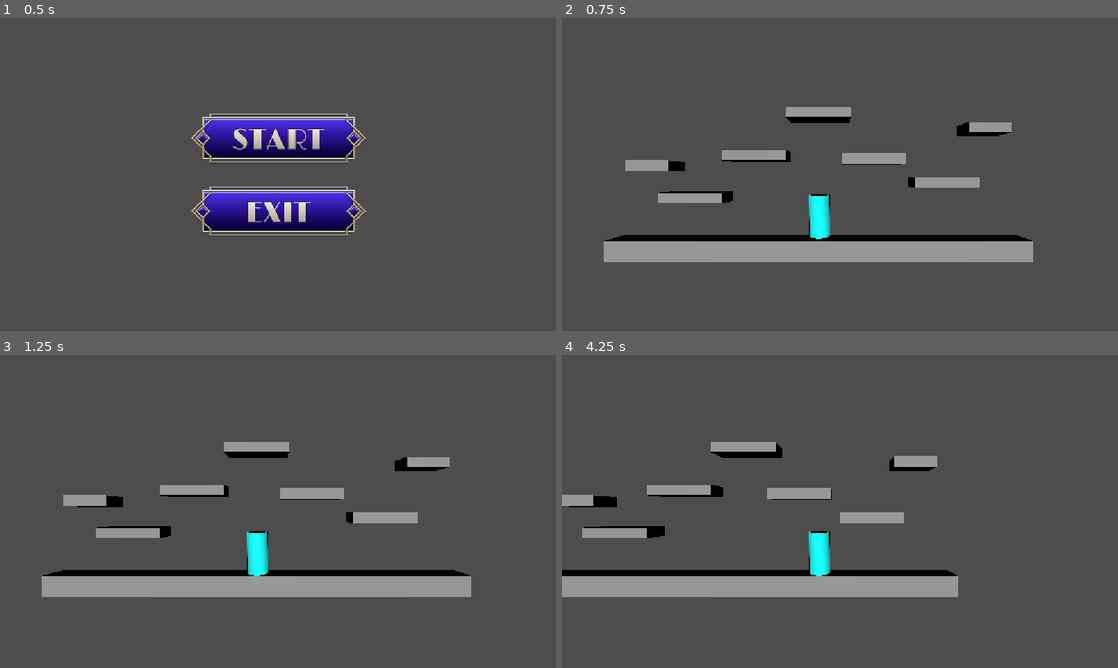
Above: before the commit, frames 1-4 (two rows, left to right).
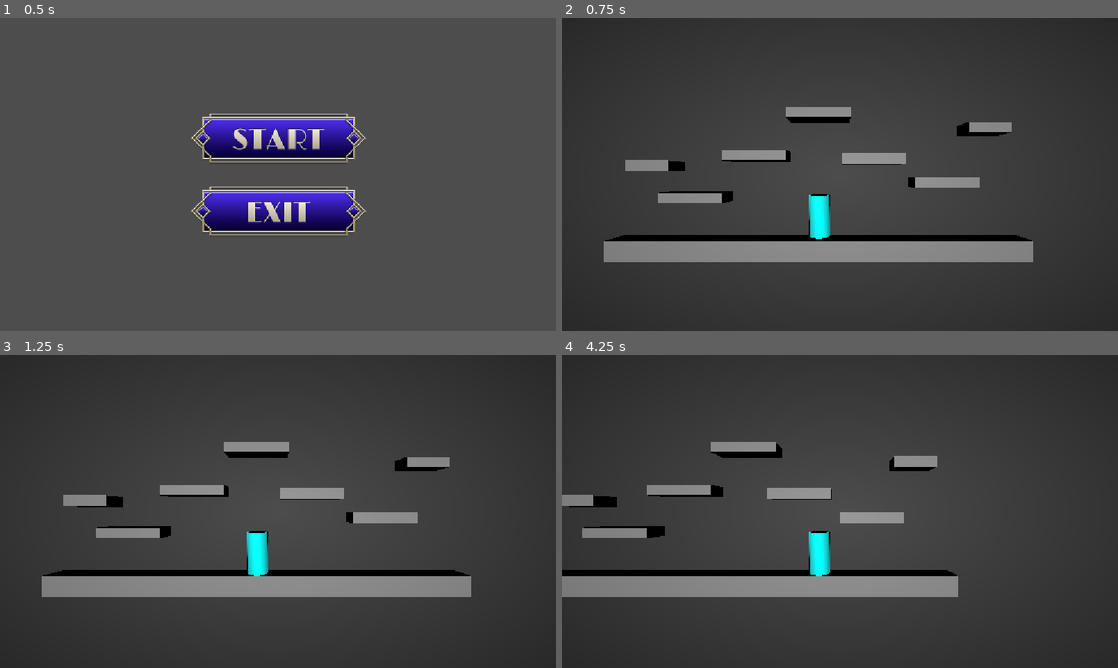
Above: after the commit, the same moments.

Repository: JoesRealAccount/ggj_2026
Game: Godot game, scene res://main_screen.tscn
Two runs of this game, one before a commit and one after it. Both use one fixed random seed, a clock stepped at 60 frames per second and the inputs below.
Inputs (mouse positions are in pixels of both pictures, inside the frame that each line leads up to):
- Up to frame 1 (0.5 s): no input
- Up to frame 2 (0.75 s): click (840, 136) at 0.5 s
- Up to frame 3 (1.25 s): no input
- Up to frame 4 (4.25 s): tap Enter at 1.25 s; hold D (move_right) 1.28-2.03 s; tap W (jump) at 1.52, 2.27 s; hold Escape (back_to_menu) 2.03-2.75 s; click (840, 473) at 2.75 s; tap Space at 3.5 s; hold D (move_right) from 3.53 s (still down)

Frame 1 is identical in both runs. In frame 2, 30% of the frame differs, in the area x 0-100%, y 0-100%; in frame 3, 30%; in frame 4, 30%.

Commit message:
working on making the shader effect more immersive

Diff:
--- a/main_level.tscn
+++ b/main_level.tscn
@@ -1,8 +1,9 @@
 [gd_scene format=3 uid="uid://cv53pwy2syyym"]
 
-[ext_resource type="Script" uid="uid://q72ak00asrxc" path="res://main_level.gd" id="1_6614m"]
+[ext_resource type="Script" path="res://main_level.gd" id="1_6614m"]
 [ext_resource type="Script" uid="uid://4hscqonf2d4q" path="res://player.gd" id="1_bw3m6"]
 [ext_resource type="Shader" uid="uid://dvw31yv05xapa" path="res://shaders/grayscale.gdshader" id="2_6614m"]
+[ext_resource type="Script" uid="uid://dxw2fq2qsmx20" path="res://shaders/shader_manager.gd" id="4_05as6"]
 
 [sub_resource type="CapsuleShape3D" id="CapsuleShape3D_bw3m6"]
 
@@ -11,6 +12,7 @@
 
 [sub_resource type="ShaderMaterial" id="ShaderMaterial_bhu08"]
 shader = ExtResource("2_6614m")
+shader_parameter/edge_intensity = 0.10000000149012
 
 [sub_resource type="PhysicsMaterial" id="PhysicsMaterial_bw3m6"]
 
@@ -58,13 +60,15 @@
 
 [node name="CanvasLayer" type="CanvasLayer" parent="Player/Camera3D" unique_id=272772197]
 
-[node name="ColorRect" type="ColorRect" parent="Player/Camera3D/CanvasLayer" unique_id=970701313]
+[node name="ColorRect" type="ColorRect" parent="Player/Camera3D/CanvasLayer" unique_id=970701313 node_paths=PackedStringArray("_screen_overlay_rect")]
 material = SubResource("ShaderMaterial_bhu08")
 anchors_preset = 15
 anchor_right = 1.0
 anchor_bottom = 1.0
 grow_horizontal = 2
 grow_vertical = 2
+script = ExtResource("4_05as6")
+_screen_overlay_rect = NodePath(".")
 
 [node name="Floor" type="StaticBody3D" parent="." unique_id=979951912]
 transform = Transform3D(1, 0, 0, 0, 1, 0, 0, 0, 1, 0, -0.5, 0)
--- a/shaders/grayscale.gdshader
+++ b/shaders/grayscale.gdshader
@@ -6,6 +6,7 @@
 shader_type canvas_item;
 
 uniform sampler2D SCREEN_TEXTURE : hint_screen_texture, filter_linear_mipmap;
+uniform float edge_intensity : hint_range(0.0, 10.0, 0.1) = 0.5;
 
 vec3 hsl2rgb(vec3 hsl)
 {
@@ -48,11 +49,27 @@
 	// Get the color behind the ColorRect (or whatever CanvasItem you use):
 	vec4 source = texture(SCREEN_TEXTURE, SCREEN_UV);
 
+	// Calculate distance from center (0 at center, 1 at edges):
+	vec2 center = vec2(0.5, 0.5);
+	float dist = length(SCREEN_UV - center) * 2.0;
+
+	// Calculate darkening amount based on distance and intensity
+	float darkening = dist * edge_intensity;
+
 	// Get the color chosen in the ColorRect (also works with Modulate, textures, etc):
 	vec4 shift = vec4(COLOR.rgb / texture(TEXTURE, UV).rgb, COLOR.a);
 
 	// Convert and shift the color as HSL (Hue is added, Sat/Lum are multiplied):
-	vec3 rgb = hsl2rgb(rgb2hsl(source.rgb) * vec3(1.0, shift.gb) + vec3(shift.r, 0.0, 0.0));
+	vec3 hsl = rgb2hsl(source.rgb);
+
+	// Apply shift to saturation and hue
+	hsl.y *= shift.g;
+	hsl.x += shift.r;
+
+	// Apply darkening to lightness based on distance from center
+	hsl.z = max(0.0, hsl.z - darkening);
+
+	vec3 rgb = hsl2rgb(hsl);
 
 	float alpha = source.a * shift.a;
 	COLOR = vec4(rgb, alpha);
--- /dev/null
+++ b/shaders/shader_manager.gd
@@ -0,0 +1,24 @@
+extends ColorRect
+
+@export var _screen_overlay_rect: ColorRect
+
+@export_group("Overlay Color")
+
+@export var overlay_color: Color = Color.WHITE:
+	set(new_value):
+		new_value.a = overlay_color.a
+		return new_value
+
+@export var opacity: float = 1.0:
+	set(new_value):
+		overlay_color.a = new_value
+		return new_value
+
+
+
+func _ready() -> void:
+	_screen_overlay_rect.color = overlay_color
+	# tween_to_newscale(3.0)
+
+func tween_to_newscale(tween_time_sec: float):
+	get_tree().create_tween().tween_property(_screen_overlay_rect, "color", overlay_color, tween_time_sec)
Not shown, added: shaders/shader_manager.gd.uid
